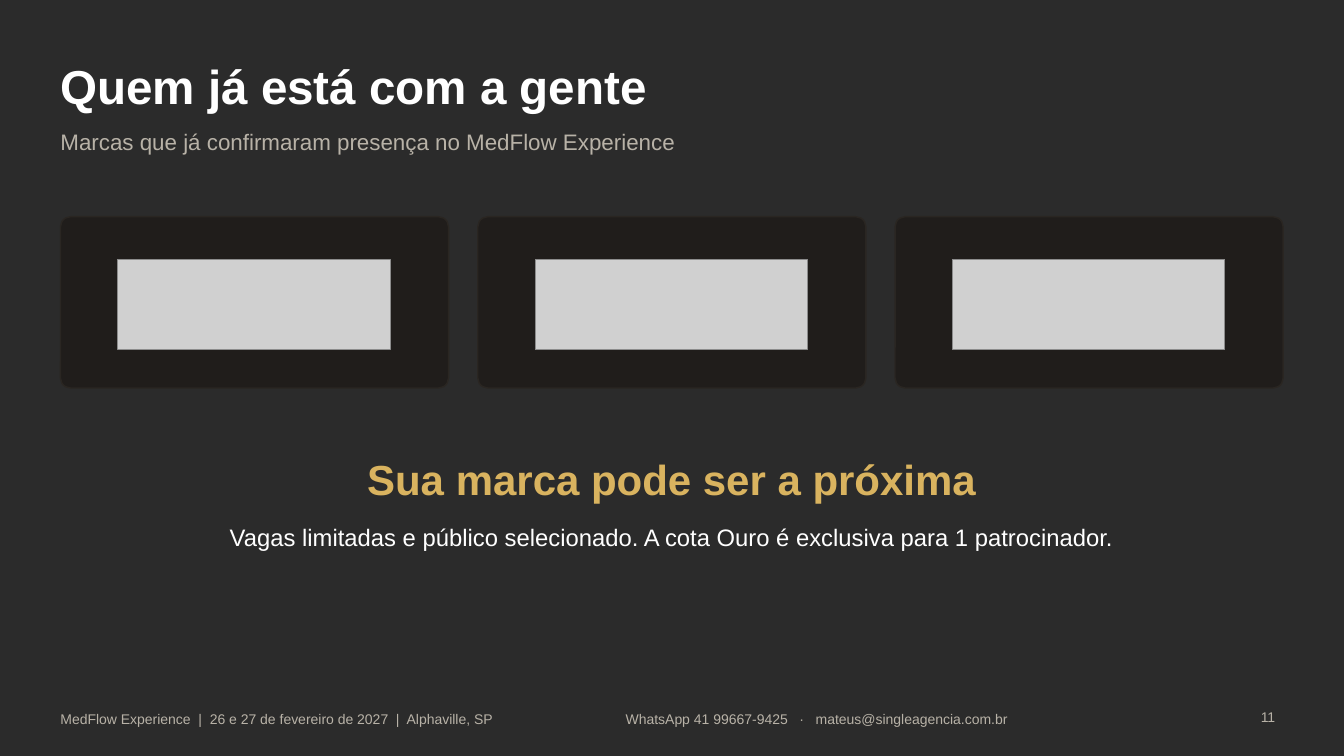
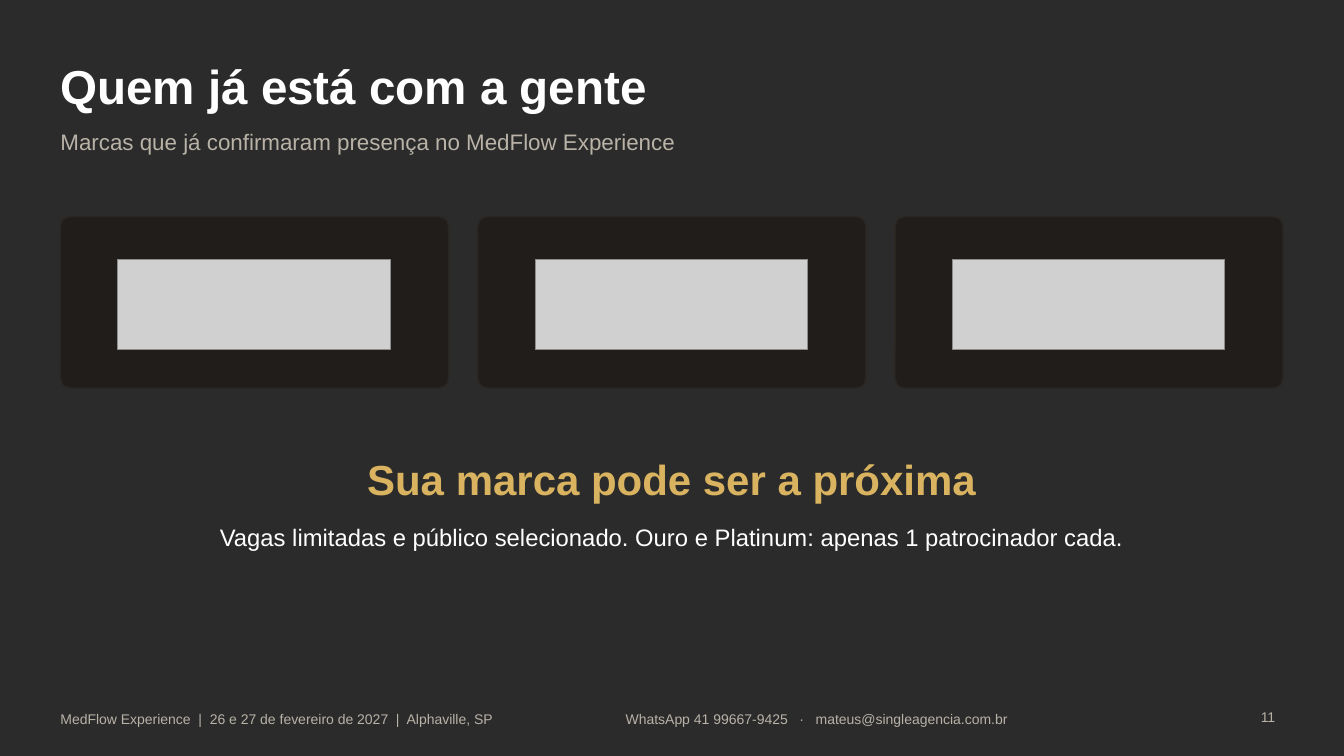
Before and after one commit to jemaaz-byte/jessica-fit, a slide deck: slide 11 of medflow/MedFlow_Cotas_Patrocinio_2027.pptx. Drawn at 1344x756 pixels with LibreOffice and Linux fonts; fonts in the diff are those of the drawing; grey boxes stand for pictures; background and template pictures are left out; a plain dark background stands for a picture behind light text. Boxes give left, top, right and bottom in pixels: in the first picture for what was removed or moved away, otherwise in the second. Text is boxed around its words. In the diff, an @@ line names an element or a change of style, - is before the commit and + after.

```diff
--- a/medflow/MedFlow_Cotas_Patrocinio_2027.pptx
+++ b/medflow/MedFlow_Cotas_Patrocinio_2027.pptx
@@ text at [220,528,1122,551]: text changed @@
-Vagas limitadas e público selecionado. A cota Ouro é exclusiva para 1 patrocinador.
+Vagas limitadas e público selecionado. Ouro e Platinum: apenas 1 patrocinador cada.
```
Also in this commit, not shown: 3 other slides changed, 1 slide added, 1 other file.
